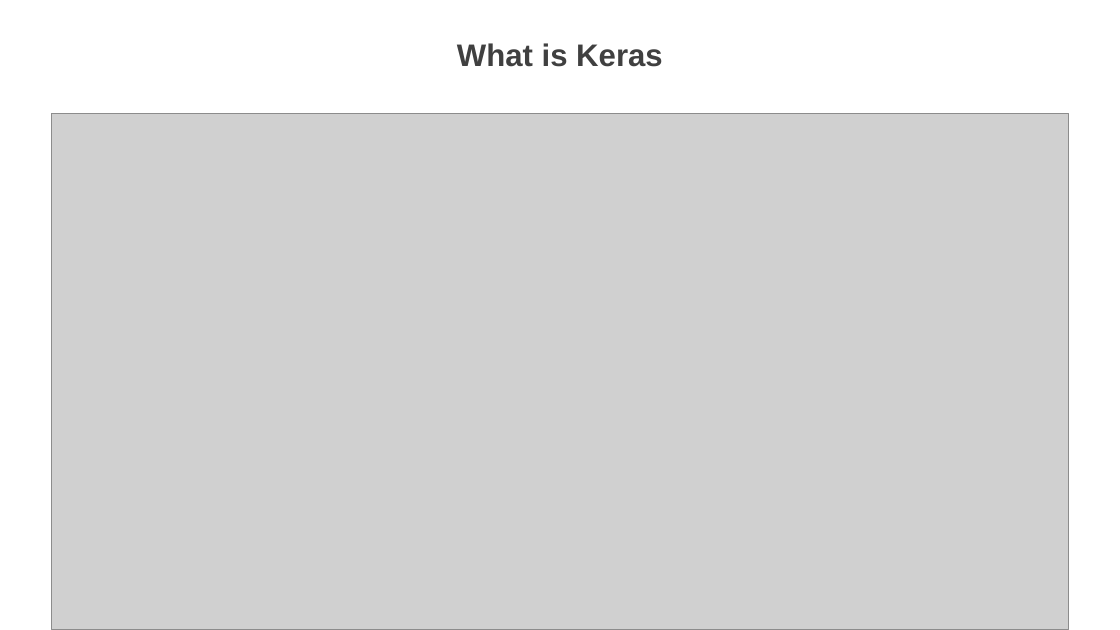
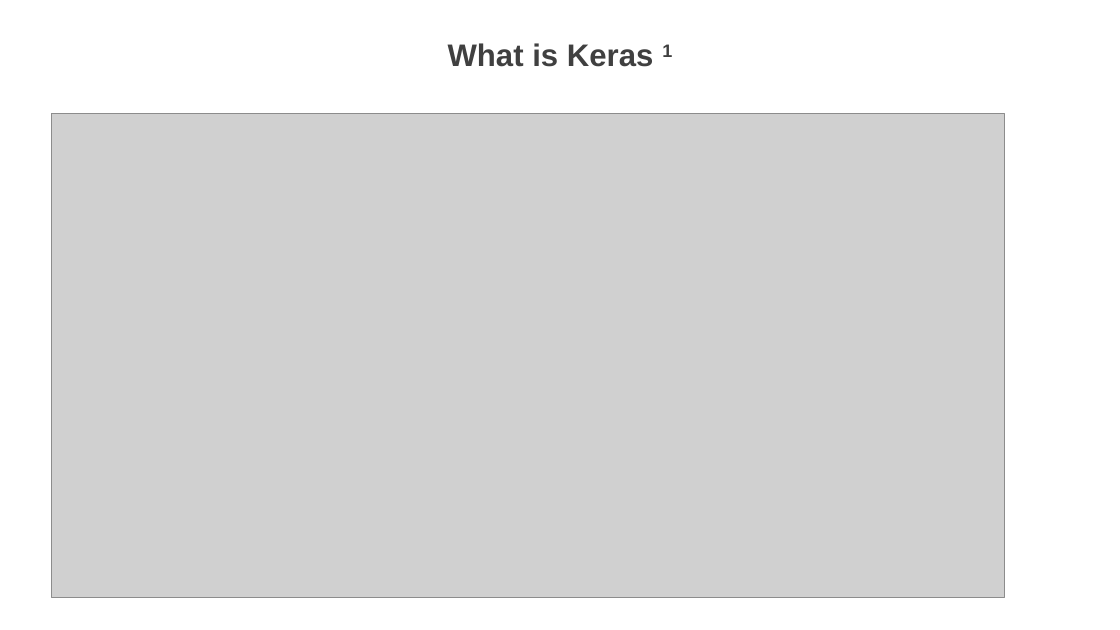
Before and after one commit to hana-dool/Keras, a slide deck: slide 2 of Week 2/Keras 중간발표.pptx (slide 3 before the commit). Drawn at 1120x630 pixels with LibreOffice and Linux fonts; fonts in the diff are those of the drawing; grey boxes stand for pictures; background and template pictures are left out. Boxes give left, top, right and bottom in pixels: in the first picture for what was removed or moved away, otherwise in the second. Text is boxed around its words. In the diff, an @@ line names an element or a change of style, - is before the commit and + after.

```diff
--- a/Week 2/Keras 중간발표.pptx
+++ b/Week 2/Keras 중간발표.pptx
@@ title at (x1=448, y1=43, x2=672, y2=67): text changed @@
-What is Keras
+What is Keras 1
@@ picture resized from (x1=52, y1=113, x2=1068, y2=629) to (x1=52, y1=113, x2=1005, y2=597) @@
```
Also in this commit, not shown: 1 other slide changed, 4 slides added, 1 slide removed.
